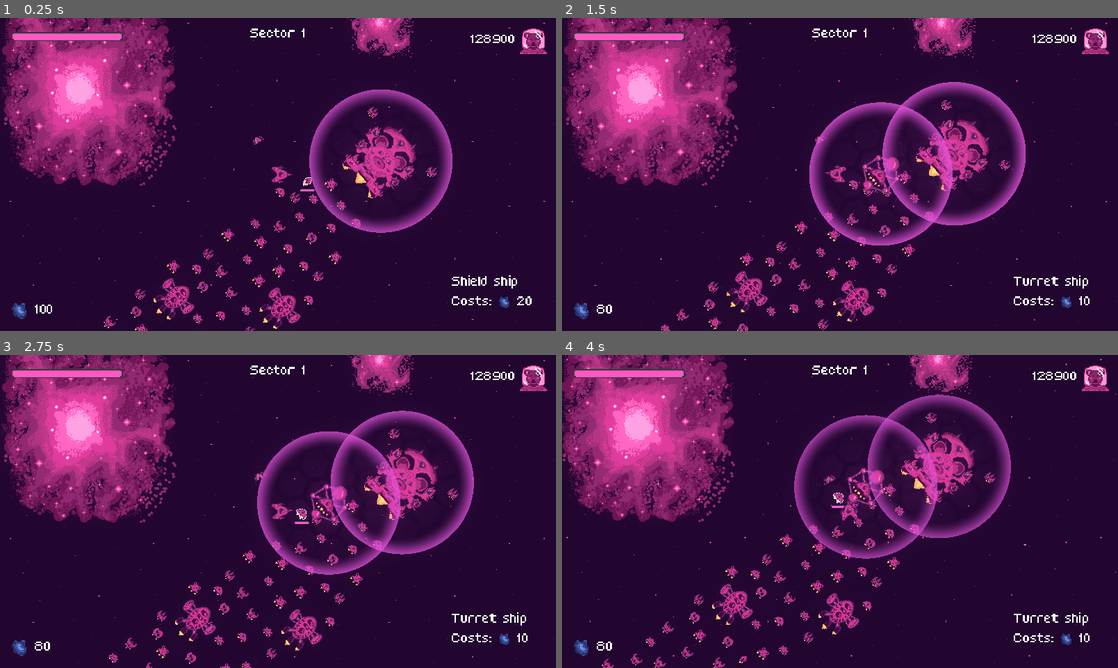
Above: before the commit, frames 1-4 (two rows, left to right).
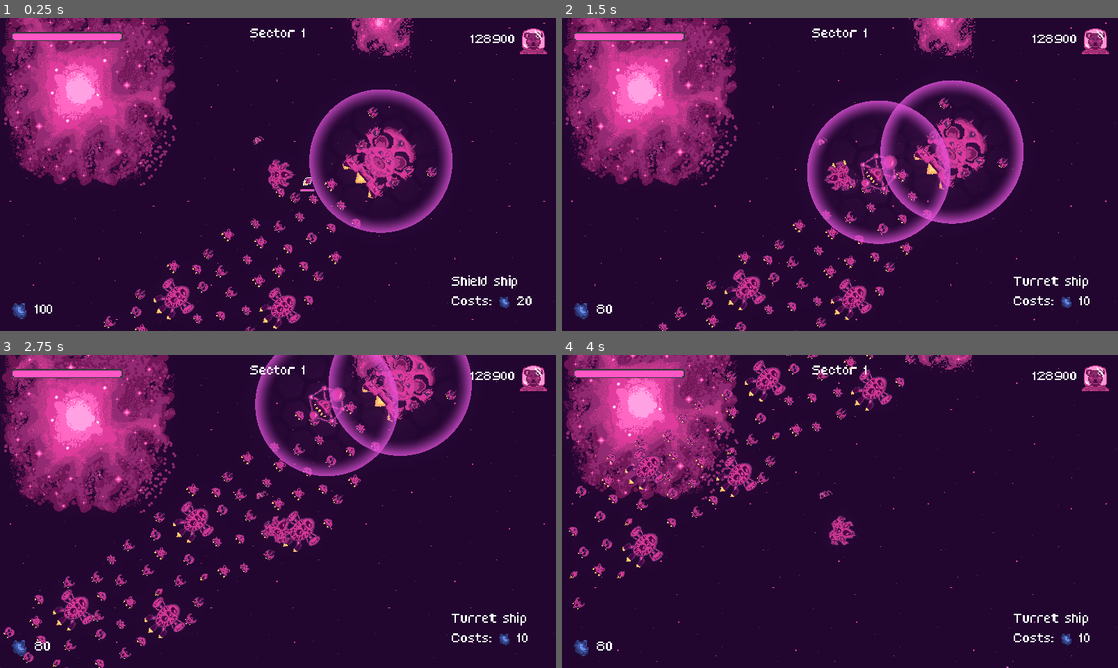
Above: after the commit, the same moments.

Repository: bear-minimum-studio/space-bear
Game: Godot game, scene res://Game.tscn
The game is run twice, just before and just after one commit, with the same random seed, the same clock (stepped at 60 frames per second) and the same inputs.
Inputs (mouse positions are in pixels of both pictures, inside the frame that each line leads up to):
- Up to frame 1 (0.25 s): no input
- Up to frame 2 (1.5 s): tap Enter (upgrade) at 0.5 s; move the mouse to (962, 158) at 0.52 s; hold Right (turn_right) 0.53-1.28 s; tap Down (decelerate) at 0.6 s; move the mouse to (728, 190) at 1.27 s; hold S (go_down, bound only after the commit) from 1.28 s (still down); tap X (cycle_selection) at 1.35 s
- Up to frame 3 (2.75 s): tap Down (decelerate) at 1.55, 2.1 s; move the mouse to (333, 442) at 2.02 s; release S (go_down, bound only after the commit) at 2.03 s; hold Right (turn_right) from 2.03 s (still down)
- Up to frame 4 (4 s): move the mouse to (812, 574) at 2.77 s; release Right (turn_right) at 2.78 s; hold Up (accelerate) 2.78-3.53 s; tap Space (fire) at 2.85 s; tap Down (decelerate) at 3.05, 3.8 s; move the mouse to (1006, 558) at 3.52 s; hold Left (turn_left) from 3.53 s (still down); hold C (follow_me) from 3.53 s (still down)

The runs differ from the first frame. In frame 1, 0.3% of the frame differs, in the area x 48-54%, y 45-55%; in frame 2, 9.7%; in frame 3, 27%, in the area x 0-100%, y 0-100%; in frame 4, 24%.

Commit message:
feat: move player with zqsd
in the screen plane:
z -> up
q -> left
s -> down
d -> right

rotation of the player is handled relatively to the ship with left/right
arrows

Diff:
--- a/player/Player.gd
+++ b/player/Player.gd
@@ -7,6 +7,10 @@
 @export_range(0.0,3.0,0.05,"or_greater") var time_to_max_speed = 1.0
 @export_range(0.0,3.0,0.05,"or_greater") var time_to_stop = 0.7
 @export_range(0.0,4.0,0.1,"or_greater") var rotation_per_second = 0.7
+@export_range(0.0,0.3,0.01) var rotation_dead_zone = 0.1
+@export_range(0.01,1.5) var rotation_damping_zone = 0.5
+@export var mouse = true
+@export var remove_inertia = true
 
 @onready var rotation_speed = 2 * PI * rotation_per_second
 
@@ -16,7 +20,8 @@
 var brake_intensity:
 	get: return mass * max_speed / time_to_stop
 
-@onready var flammes = $Flammes
+var current_direction: Vector2 = Vector2.ZERO
+
 @onready var sfx = $SFX
 @onready var turret = $Turrets/Turret
 @onready var p2_turret_control = $P2Turret/P2TurretControl
@@ -47,22 +52,70 @@
 	_custom_set_rotation()
 
 func _thrust(state):
-	var intensity = Input.get_axis("decelerate", "accelerate")
-	var thrust = intensity * thrust_intensity * Vector2.from_angle(rotation)
+	var direction = Input.get_vector("go_left", "go_right", "go_up", "go_down")
+	var thrust = thrust_intensity * direction
 	if linear_velocity.length() >= max_speed:
 		# maintain max speed but change direction
 		thrust = thrust - (linear_velocity.normalized() * thrust.length())
 	state.apply_central_force(thrust)
-	if intensity:
-		flammes.visible = true
+	if remove_inertia:
+		_compensate_inertia(state)
+
+	var possible_flammes = {$FlammesDown: [0.0], $FlammesRight: [-PI/2], $FlammesUp: [-PI,PI], $FlammesLeft: [PI/2]}
+	if direction.length():
+		var a = _normalize_angle(direction.angle() - self.rotation)
+		var alpha = 5 * PI / 9
+		for f in possible_flammes:
+			f.visible = false
+			for flamme_angle in possible_flammes[f]:
+				if (a - alpha/2 <= flamme_angle) and (flamme_angle <= a + alpha/2):
+					f.visible = true
 		sfx.play()
 	else:
-		flammes.visible = false
+		for f in possible_flammes:
+			f.visible = false
 		sfx.stop()
 
+func _compensate_inertia(state):
+	var direction = Input.get_vector("go_left", "go_right", "go_up", "go_down")
+	if direction.length():
+		var orthonormal_velocity = linear_velocity.project(direction.orthogonal())
+		var thrust = - thrust_intensity * orthonormal_velocity / max_speed
+		if thrust:
+			state.apply_central_force(thrust)
+
+## return a scaling coefficient depending on how much the ship has to rotate
+## In dead zone -> no rotation
+# in damping zone -> slow rotation
+# out of damping zone -> scale with angle of rotation
+func _rotation_damping(remainder_angle: float) -> float:
+	var angle = abs(remainder_angle)
+	if (not mouse) and (angle < rotation_dead_zone):
+		return 0
+	if angle < rotation_damping_zone:
+		return 1 - (rotation_damping_zone - angle) / rotation_damping_zone
+	return 1 + (angle - rotation_damping_zone) / PI
+
+## Normalize angle between -PI and PI
+func _normalize_angle(angle: float):
+	return fposmod(angle + PI, 2*PI) - PI
+
 func _torque():
-	var intensity = Input.get_axis("turn_left", "turn_right")
-	angular_velocity = rotation_speed * intensity
+	var intensity = 0
+	if mouse:
+		intensity = 1
+		current_direction = get_viewport().get_mouse_position() - Vector2(240,135)
+	else:
+		var direction = Input.get_vector("look_left", "look_right", "look_up", "look_down")
+		intensity = direction.length()
+		if intensity > 0:
+			current_direction = direction
+
+	var remainder_angle = _normalize_angle(current_direction.angle() - self.global_rotation)
+	var rotation_sign = sign(remainder_angle)
+	print('current: ', current_direction.angle(), '	self: ', self.global_rotation, ' modulo: ', remainder_angle)
+	self.angular_velocity = rotation_sign * rotation_speed * intensity * _rotation_damping(remainder_angle)
+
 
 func _brake(state):
 	if linear_velocity.length() > 10:
--- a/player/Player.tscn
+++ b/player/Player.tscn
@@ -1,10 +1,13 @@
-[gd_scene load_steps=21 format=3 uid="uid://1kxk2y83gpvq"]
+[gd_scene load_steps=24 format=3 uid="uid://cv7li5vw58r6p"]
 
 [ext_resource type="Script" path="res://player/Player.gd" id="1_rsmvc"]
-[ext_resource type="Texture2D" uid="uid://70g7bjidiut3" path="res://player/flammes.png" id="2_blk12"]
+[ext_resource type="Texture2D" uid="uid://bp4uwglp3coo5" path="res://player/flammes_haut.png" id="2_37foc"]
 [ext_resource type="Texture2D" uid="uid://bohe0t548s4xp" path="res://player/vaisseau.png" id="2_yo8sm"]
+[ext_resource type="Texture2D" uid="uid://bekx8rnso265v" path="res://player/flammes_droite.png" id="3_6ggm2"]
 [ext_resource type="Script" path="res://player/SFX/SFX.gd" id="4_fm7y1"]
+[ext_resource type="Texture2D" uid="uid://cxcl1t08oy43w" path="res://player/flammes_gauche.png" id="4_kxtph"]
 [ext_resource type="AudioStream" uid="uid://c1lf7ynss2d7k" path="res://player/SFX/fire_start_1.wav" id="5_i5xdt"]
+[ext_resource type="Texture2D" uid="uid://et4lv8kj5d1m" path="res://player/flammes_bas.png" id="5_v7kmd"]
 [ext_resource type="AudioStream" uid="uid://cmyt7701js27u" path="res://player/SFX/fire_start_2.wav" id="6_qqyb8"]
 [ext_resource type="AudioStream" uid="uid://daxhmq4deiyhr" path="res://player/SFX/fire_start_3.wav" id="7_7a63n"]
 [ext_resource type="AudioStream" uid="uid://ceejpknwjtsq0" path="res://player/SFX/fire_sustain.wav" id="8_xrqab"]
@@ -19,8 +22,8 @@
 [ext_resource type="PackedScene" uid="uid://djt0jq7486mc6" path="res://hud/UnderAttack.tscn" id="17_umsx8"]
 
 [sub_resource type="CapsuleShape2D" id="CapsuleShape2D_nobpd"]
-radius = 57.4704
-height = 126.435
+radius = 97.6997
+height = 224.135
 
 [sub_resource type="AudioStreamRandomizer" id="AudioStreamRandomizer_c822x"]
 streams_count = 3
@@ -45,18 +48,41 @@
 collision_mask = 0
 mass = 50.0
 script = ExtResource("1_rsmvc")
+max_speed = 300.0
+time_to_max_speed = 0.7
+time_to_stop = 0.5
+rotation_per_second = 2.0
+rotation_dead_zone = 0.05
 
-[node name="Flammes" type="Sprite2D" parent="."]
+[node name="FlammesUp" type="Sprite2D" parent="."]
 texture_filter = 3
 position = Vector2(0, -9.09495e-13)
 rotation = 1.57079
-scale = Vector2(2, 2)
-texture = ExtResource("2_blk12")
+scale = Vector2(1.5, 1.5)
+texture = ExtResource("2_37foc")
+
+[node name="FlammesRight" type="Sprite2D" parent="."]
+texture_filter = 3
+rotation = 1.5708
+scale = Vector2(1.5, 1.5)
+texture = ExtResource("3_6ggm2")
+
+[node name="FlammesLeft" type="Sprite2D" parent="."]
+texture_filter = 3
+rotation = 1.5708
+scale = Vector2(1.5, 1.5)
+texture = ExtResource("4_kxtph")
+
+[node name="FlammesDown" type="Sprite2D" parent="."]
+texture_filter = 3
+rotation = 1.5708
+scale = Vector2(1.5, 1.5)
+texture = ExtResource("5_v7kmd")
 
 [node name="Player" type="Sprite2D" parent="."]
 texture_filter = 3
 rotation = 1.5708
-scale = Vector2(2, 2)
+scale = Vector2(1.5, 1.5)
 texture = ExtResource("2_yo8sm")
 
 [node name="CollisionShape2D" type="CollisionShape2D" parent="."]
@@ -104,17 +130,17 @@
 [node name="Turrets" type="Node2D" parent="."]
 
 [node name="Turret" parent="Turrets" instance=ExtResource("14_0m4ls")]
-position = Vector2(25, 0)
+position = Vector2(33, 0)
 bullet_spread = 2.5
 bullet_damage = 2
 turret_allegiance = 1
 
 [node name="AutoTurret" parent="Turrets" instance=ExtResource("15_5mq6c")]
-position = Vector2(2.08165e-12, 20)
+position = Vector2(-13, 32)
 turret_allegiance = 1
 
 [node name="AutoTurret2" parent="Turrets" instance=ExtResource("15_5mq6c")]
-position = Vector2(2.08165e-12, -20)
+position = Vector2(-10, -35)
 turret_allegiance = 1
 
 [node name="PlayerHUD" type="Node2D" parent="."]
--- a/project.godot
+++ b/project.godot
@@ -82,6 +82,8 @@
 fire={
 "deadzone": 0.5,
 "events": [Object(InputEventKey,"resource_local_to_scene":false,"resource_name":"","device":-1,"window_id":0,"alt_pressed":false,"shift_pressed":false,"ctrl_pressed":false,"meta_pressed":false,"pressed":false,"keycode":0,"physical_keycode":32,"key_label":0,"unicode":32,"echo":false,"script":null)
+, Object(InputEventJoypadMotion,"resource_local_to_scene":false,"resource_name":"","device":-1,"axis":5,"axis_value":1.0,"script":null)
+, Object(InputEventMouseButton,"resource_local_to_scene":false,"resource_name":"","device":-1,"window_id":0,"alt_pressed":false,"shift_pressed":false,"ctrl_pressed":false,"meta_pressed":false,"button_mask":1,"position":Vector2(246, 6),"global_position":Vector2(249, 38),"factor":1.0,"button_index":1,"pressed":true,"double_click":false,"script":null)
 ]
 }
 turret_left={
@@ -103,31 +105,90 @@
 "deadzone": 0.5,
 "events": [Object(InputEventKey,"resource_local_to_scene":false,"resource_name":"","device":-1,"window_id":0,"alt_press …(182 unchanged characters)…
 , Object(InputEventKey,"resource_local_to_scene":false,"resource_name":"","device":-1,"window_id":0,"alt_pressed":false,"shift_pressed":false,"ctrl_pressed":false,"meta_pressed":false,"pressed":false,"keycode":0,"physical_keycode":4194325,"key_label":0,"unicode":0,"echo":false,"script":null)
+, Object(InputEventJoypadMotion,"resource_local_to_scene":false,"resource_name":"","device":-1,"axis":4,"axis_value":1.0,"script":null)
 ]
 }
 upgrade={
 "deadzone": 0.5,
 "events": [Object(InputEventKey,"resource_local_to_scene":false,"resource_name":"","device":-1,"window_id":0,"alt_press …(182 unchanged characters)…
+, Object(InputEventJoypadButton,"resource_local_to_scene":false,"resource_name":"","device":-1,"button_index":10,"pressure":0.0,"pressed":false,"script":null)
+, Object(InputEventMouseButton,"resource_local_to_scene":false,"resource_name":"","device":-1,"window_id":0,"alt_pressed":false,"shift_pressed":false,"ctrl_pressed":false,"meta_pressed":false,"button_mask":2,"position":Vector2(110, 11),"global_position":Vector2(113, 43),"factor":1.0,"button_index":2,"pressed":true,"double_click":false,"script":null)
 ]
 }
 restart={
 "deadzone": 0.5,
 "events": [Object(InputEventKey,"resource_local_to_scene":false,"resource_name":"","device":-1,"window_id":0,"alt_pressed":false,"shift_pressed":false,"ctrl_pressed":false,"meta_pressed":false,"pressed":false,"keycode":0,"physical_keycode":32,"key_label":0,"unicode":32,"echo":false,"script":null)
+, Object(InputEventJoypadButton,"resource_local_to_scene":false,"resource_name":"","device":-1,"button_index":0,"pressure":0.0,"pressed":true,"script":null)
+, Object(InputEventJoypadButton,"resource_local_to_scene":false,"resource_name":"","device":-1,"button_index":10,"pressure":0.0,"pressed":false,"script":null)
+, Object(InputEventJoypadMotion,"resource_local_to_scene":false,"resource_name":"","device":-1,"axis":5,"axis_value":1.0,"script":null)
 ]
 }
 cycle_selection={
 "deadzone": 0.5,
 "events": [Object(InputEventKey,"resource_local_to_scene":false,"resource_name":"","device":-1,"window_id":0,"alt_pressed":false,"shift_pressed":false,"ctrl_pressed":false,"meta_pressed":false,"pressed":false,"keycode":0,"physical_keycode":88,"key_label":0,"unicode":120,"echo":false,"script":null)
+, Object(InputEventJoypadButton,"resource_local_to_scene":false,"resource_name":"","device":-1,"button_index":9,"pressure":0.0,"pressed":false,"script":null)
+, Object(InputEventMouseButton,"resource_local_to_scene":false,"resource_name":"","device":-1,"window_id":0,"alt_pressed":false,"shift_pressed":false,"ctrl_pressed":false,"meta_pressed":false,"button_mask":16,"position":Vector2(206, 9),"global_position":Vector2(209, 41),"factor":1.0,"button_index":5,"pressed":true,"double_click":false,"script":null)
+, Object(InputEventMouseButton,"resource_local_to_scene":false,"resource_name":"","device":-1,"window_id":0,"alt_pressed":false,"shift_pressed":false,"ctrl_pressed":false,"meta_pressed":false,"button_mask":8,"position":Vector2(190, 11),"global_position":Vector2(193, 43),"factor":1.0,"button_index":4,"pressed":true,"double_click":false,"script":null)
 ]
 }
 pause={
 "deadzone": 0.5,
 "events": [Object(InputEventKey,"resource_local_to_scene":false,"resource_name":"","device":0,"window_id":0,"alt_presse …(181 unchanged characters)…
+, Object(InputEventJoypadButton,"resource_local_to_scene":false,"resource_name":"","device":-1,"button_index":6,"pressure":0.0,"pressed":false,"script":null)
 ]
 }
 follow_me={
 "deadzone": 0.5,
 "events": [Object(InputEventKey,"resource_local_to_scene":false,"resource_name":"","device":-1,"window_id":0,"alt_pressed":false,"shift_pressed":false,"ctrl_pressed":false,"meta_pressed":false,"pressed":false,"keycode":0,"physical_keycode":67,"key_label":0,"unicode":99,"echo":false,"script":null)
+, Object(InputEventJoypadButton,"resource_local_to_scene":false,"resource_name":"","device":-1,"button_index":0,"pressure":0.0,"pressed":true,"script":null)
+]
+}
+go_right={
+"deadzone": 0.3,
+"events": [Object(InputEventKey,"resource_local_to_scene":false,"resource_name":"","device":-1,"window_id":0,"alt_pressed":false,"shift_pressed":false,"ctrl_pressed":false,"meta_pressed":false,"pressed":false,"keycode":0,"physical_keycode":68,"key_label":0,"unicode":100,"echo":false,"script":null)
+, Object(InputEventJoypadMotion,"resource_local_to_scene":false,"resource_name":"","device":-1,"axis":0,"axis_value":1.0,"script":null)
+]
+}
+go_left={
+"deadzone": 0.3,
+"events": [Object(InputEventKey,"resource_local_to_scene":false,"resource_name":"","device":-1,"window_id":0,"alt_pressed":false,"shift_pressed":false,"ctrl_pressed":false,"meta_pressed":false,"pressed":false,"keycode":0,"physical_keycode":65,"key_label":0,"unicode":97,"echo":false,"script":null)
+, Object(InputEventJoypadMotion,"resource_local_to_scene":false,"resource_name":"","device":-1,"axis":0,"axis_value":-1.0,"script":null)
+]
+}
+go_up={
+"deadzone": 0.3,
+"events": [Object(InputEventKey,"resource_local_to_scene":false,"resource_name":"","device":-1,"window_id":0,"alt_pressed":false,"shift_pressed":false,"ctrl_pressed":false,"meta_pressed":false,"pressed":false,"keycode":0,"physical_keycode":87,"key_label":0,"unicode":119,"echo":false,"script":null)
+, Object(InputEventJoypadMotion,"resource_local_to_scene":false,"resource_name":"","device":-1,"axis":1,"axis_value":-1.0,"script":null)
+]
+}
+go_down={
+"deadzone": 0.3,
+"events": [Object(InputEventKey,"resource_local_to_scene":false,"resource_name":"","device":-1,"window_id":0,"alt_pressed":false,"shift_pressed":false,"ctrl_pressed":false,"meta_pressed":false,"pressed":false,"keycode":0,"physical_keycode":83,"key_label":0,"unicode":115,"echo":false,"script":null)
+, Object(InputEventJoypadMotion,"resource_local_to_scene":false,"resource_name":"","device":-1,"axis":1,"axis_value":1.0,"script":null)
+]
+}
+look_right={
+"deadzone": 0.3,
+"events": [Object(InputEventKey,"resource_local_to_scene":false,"resource_name":"","device":-1,"window_id":0,"alt_pressed":false,"shift_pressed":false,"ctrl_pressed":false,"meta_pressed":false,"pressed":false,"keycode":0,"physical_keycode":4194321,"key_label":0,"unicode":0,"echo":false,"script":null)
+, Object(InputEventJoypadMotion,"resource_local_to_scene":false,"resource_name":"","device":-1,"axis":2,"axis_value":1.0,"script":null)
+]
+}
+look_left={
+"deadzone": 0.3,
+"events": [Object(InputEventKey,"resource_local_to_scene":false,"resource_name":"","device":-1,"window_id":0,"alt_pressed":false,"shift_pressed":false,"ctrl_pressed":false,"meta_pressed":false,"pressed":false,"keycode":0,"physical_keycode":4194319,"key_label":0,"unicode":0,"echo":false,"script":null)
+, Object(InputEventJoypadMotion,"resource_local_to_scene":false,"resource_name":"","device":-1,"axis":2,"axis_value":-1.0,"script":null)
+]
+}
+look_up={
+"deadzone": 0.3,
+"events": [Object(InputEventKey,"resource_local_to_scene":false,"resource_name":"","device":-1,"window_id":0,"alt_pressed":false,"shift_pressed":false,"ctrl_pressed":false,"meta_pressed":false,"pressed":false,"keycode":0,"physical_keycode":4194320,"key_label":0,"unicode":0,"echo":false,"script":null)
+, Object(InputEventJoypadMotion,"resource_local_to_scene":false,"resource_name":"","device":-1,"axis":3,"axis_value":-1.0,"script":null)
+]
+}
+look_down={
+"deadzone": 0.3,
+"events": [Object(InputEventKey,"resource_local_to_scene":false,"resource_name":"","device":-1,"window_id":0,"alt_pressed":false,"shift_pressed":false,"ctrl_pressed":false,"meta_pressed":false,"pressed":false,"keycode":0,"physical_keycode":4194322,"key_label":0,"unicode":0,"echo":false,"script":null)
+, Object(InputEventJoypadMotion,"resource_local_to_scene":false,"resource_name":"","device":-1,"axis":3,"axis_value":1.0,"script":null)
 ]
 }
 
Binary file added: player/flammes_bas.png
Not shown, added: player/flammes_bas.png.import
Binary file added: player/flammes_droite.png
Not shown, added: player/flammes_droite.png.import
Binary file added: player/flammes_gauche.png
Not shown, added: player/flammes_gauche.png.import
Binary file added: player/flammes_haut.png
Not shown, added: player/flammes_haut.png.import
Binary file changed: player/vaisseau.png
